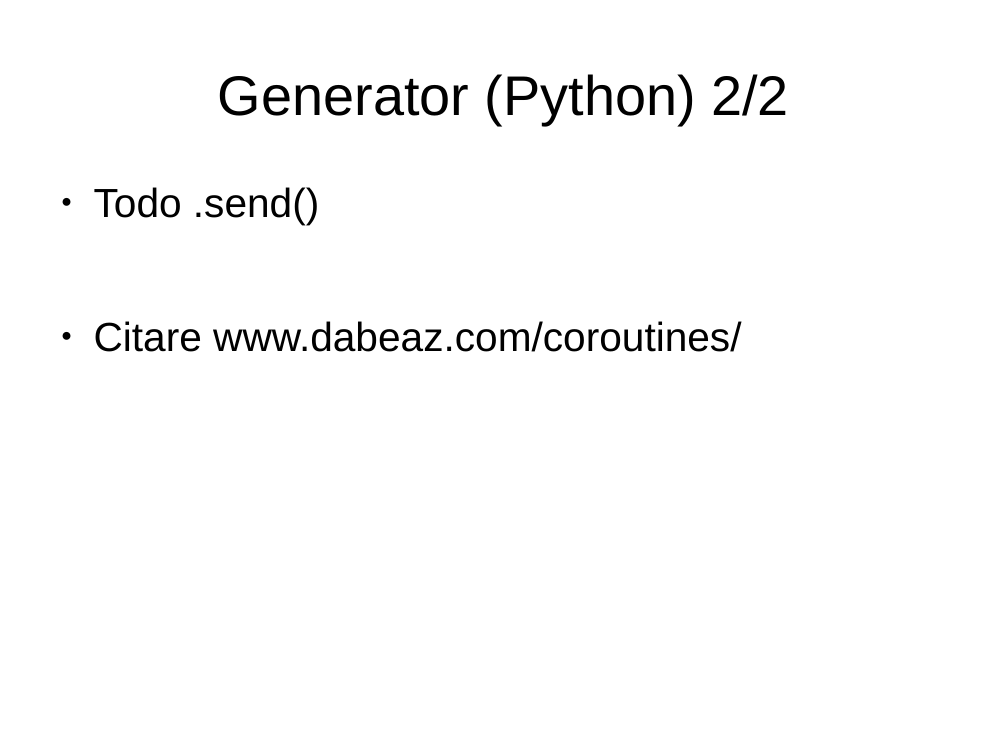
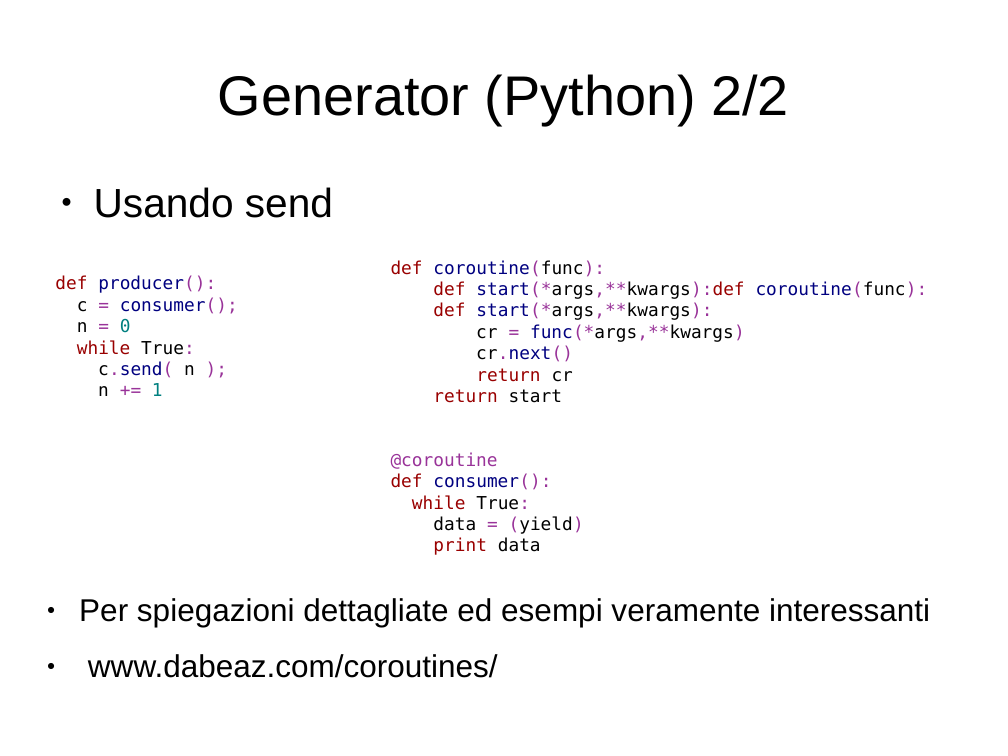
Before and after one commit to mdionisio/workshop_coroutine, a slide deck: slide 7 of presentazione.odp. Drawn at 1008x756 pixels with LibreOffice and Linux fonts; fonts in the diff are those of the drawing. Boxes give left, top, right and bottom in pixels: in the first picture for what was removed or moved away, otherwise in the second. Text is boxed around its words. In the diff, an @@ line names an element or a change of style, - is before the commit and + after.

```diff
--- a/presentazione.odp
+++ b/presentazione.odp
@@ text at bbox=[94, 187, 333, 218]: text changed @@
-● Todo .send()
-● Citare www.dabeaz.com/coroutines/
+● Usando send
@@ text added at bbox=[391, 260, 928, 555], 14 pt, text #000000 @@
+def coroutine(func):
+def start(*args,**kwargs):def coroutine(func):
+def start(*args,**kwargs):
+cr = func(*args,**kwargs)
+cr.next()
+return cr
+return start
+@coroutine
+def consumer():
+while True:
+data = (yield)
+print data
@@ text added at bbox=[55, 275, 238, 396], 14 pt, text #000080 @@
+def producer():
+c = consumer();
+n = 0
+while True:
+c.send( n );
+n += 1
@@ text added at bbox=[79, 598, 930, 678], 24.8 pt, text #000000 @@
+● Per spiegazioni dettagliate ed esempi veramente interessanti
+● www.dabeaz.com/coroutines/
```
Also in this commit, not shown: 5 other slides changed.
